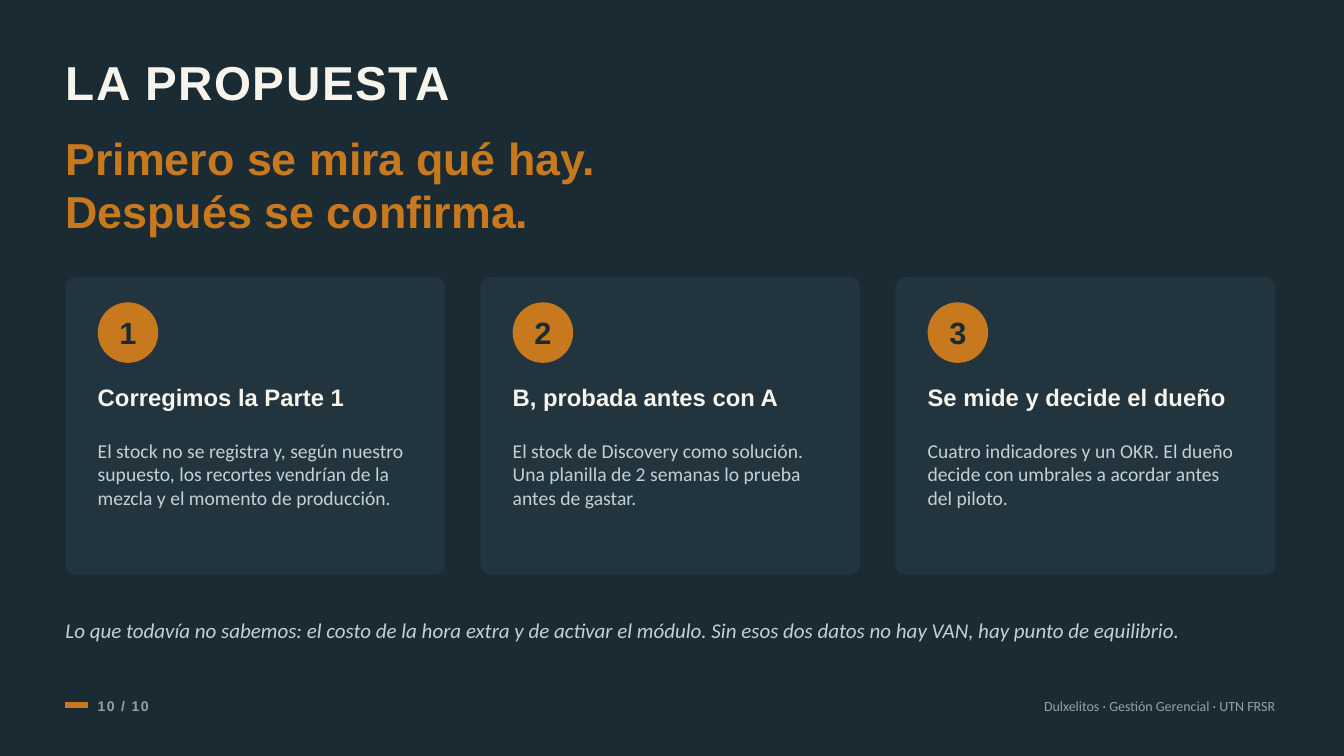
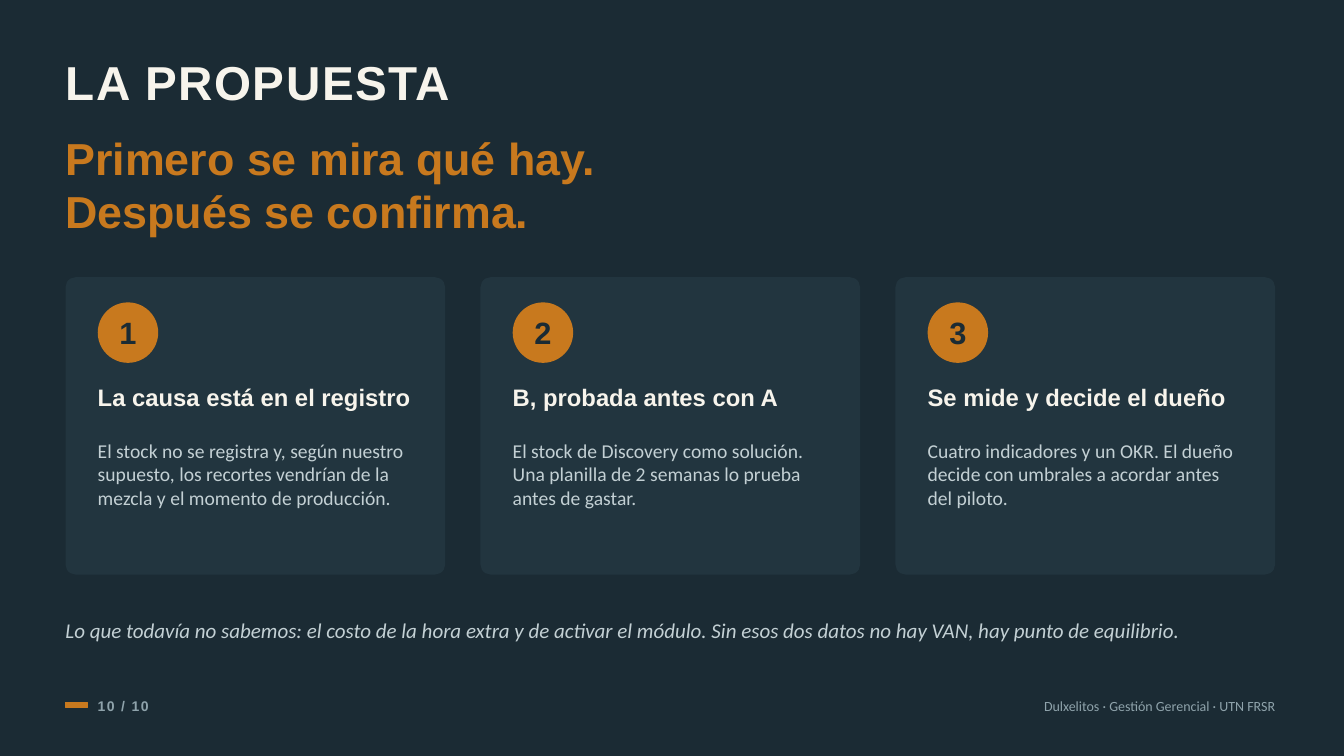
Before and after one commit to emisorato1/gestion-gerencial-2026, a slide deck: slide 10 of Material Campus/Proyecto Final/Proyecto Parte 2/Entrega/Presentación TP Final Parte 2 - Dulxelitos.pptx. Drawn at 1344x756 pixels with LibreOffice and Linux fonts; fonts in the diff are those of the drawing. Boxes give left, top, right and bottom in pixels: in the first picture for what was removed or moved away, otherwise in the second. Text is boxed around its words. In the diff, an @@ line names an element or a change of style, - is before the commit and + after.

```diff
--- a/Material Campus/Proyecto Final/Proyecto Parte 2/Entrega/Presentación TP Final Parte 2 - Dulxelitos.pptx
+++ b/Material Campus/Proyecto Final/Proyecto Parte 2/Entrega/Presentación TP Final Parte 2 - Dulxelitos.pptx
@@ text at [98, 388, 410, 411]: text changed @@
-Corregimos la Parte 1
+La causa está en el registro
```
Also in this commit, not shown: 1 other slide changed, 5 other files.
